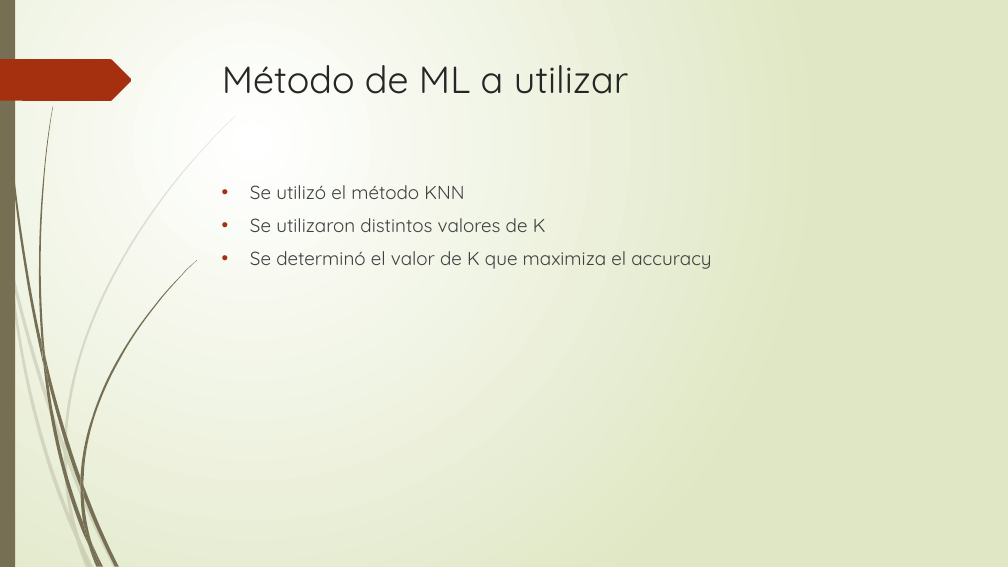
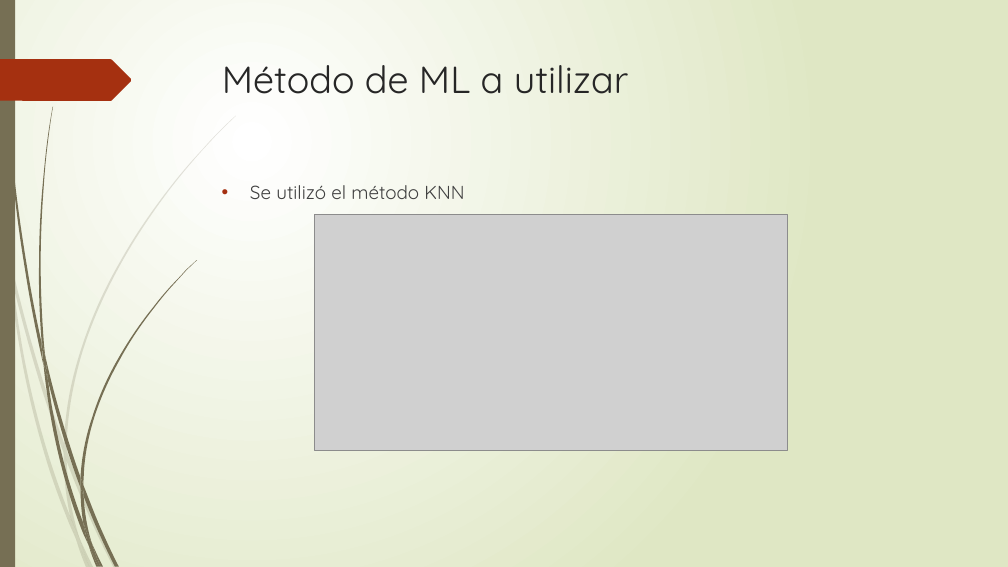
Before and after one commit to surizar2/Statistical-Learning, a slide deck: slide 13 of Proyecto/Presentación Proyecto SL1 surizar2.pptx (slide 12 before the commit). Drawn at 1008x567 pixels with LibreOffice and Linux fonts; fonts in the diff are those of the drawing; grey boxes stand for pictures. Boxes give left, top, right and bottom in pixels: in the first picture for what was removed or moved away, otherwise in the second. Text is boxed around its words. In the diff, an @@ line names an element or a change of style, - is before the commit and + after.

```diff
--- a/Proyecto/Presentación Proyecto SL1 surizar2.pptx
+++ b/Proyecto/Presentación Proyecto SL1 surizar2.pptx
@@ text at [250,218,711,269]: paragraphs removed @@
-• Se utilizaron distintos valores de K
-• Se determinó el valor de K que maximiza el accuracy
@@ picture added at [315,215,787,451] @@
```
Also in this commit, not shown: 4 other slides changed, 1 slide added.
